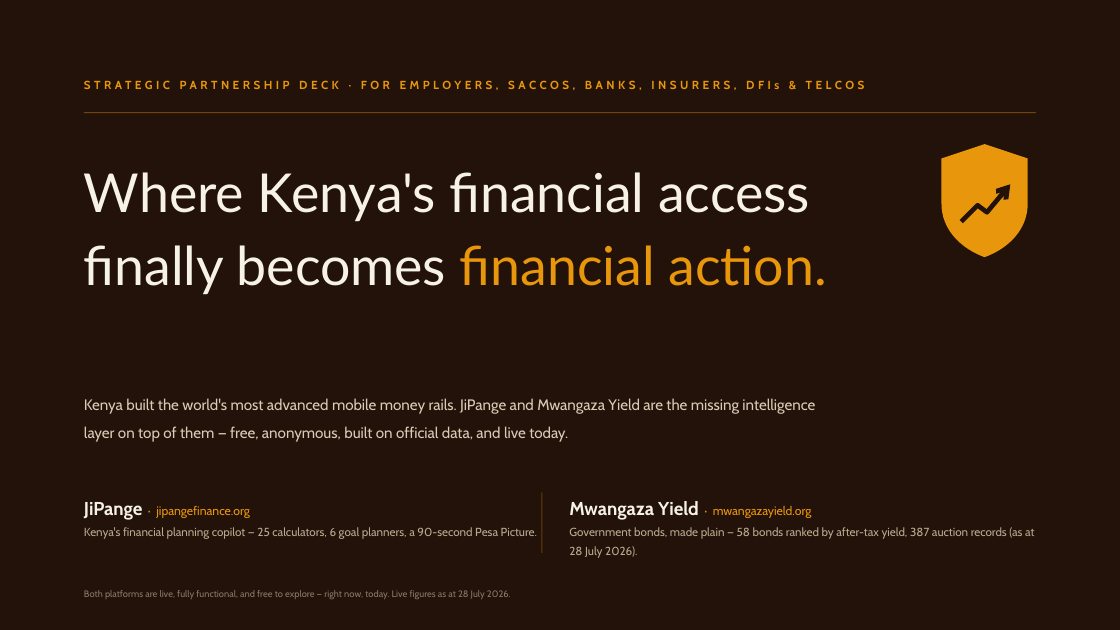
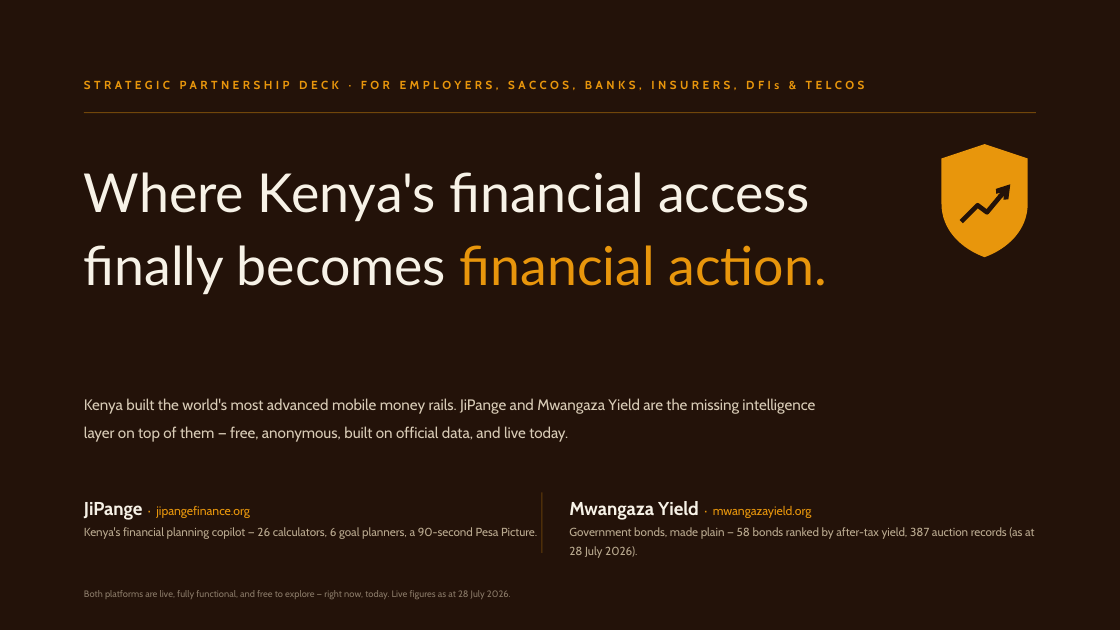
Before and after one commit to PapaDanico/JiPange, a slide deck: slide 1 of web/public/partners/jipange-mwangaza-partnership-deck.pptx. Drawn at 1120x630 pixels with LibreOffice and Linux fonts; fonts in the diff are those of the drawing. Boxes give left, top, right and bottom in pixels: in the first picture for what was removed or moved away, otherwise in the second. Text is boxed around its words. In the diff, an @@ line names an element or a change of style, - is before the commit and + after.

```diff
--- a/web/public/partners/jipange-mwangaza-partnership-deck.pptx
+++ b/web/public/partners/jipange-mwangaza-partnership-deck.pptx
@@ text at [84, 527, 537, 539]: text changed @@
-Kenya's financial planning copilot — 25 calculators, 6 goal planners, a 90-second Pesa Picture.
+Kenya's financial planning copilot — 26 calculators, 6 goal planners, a 90-second Pesa Picture.
```
Also in this commit, not shown: 6 other slides changed, 3 other files.
